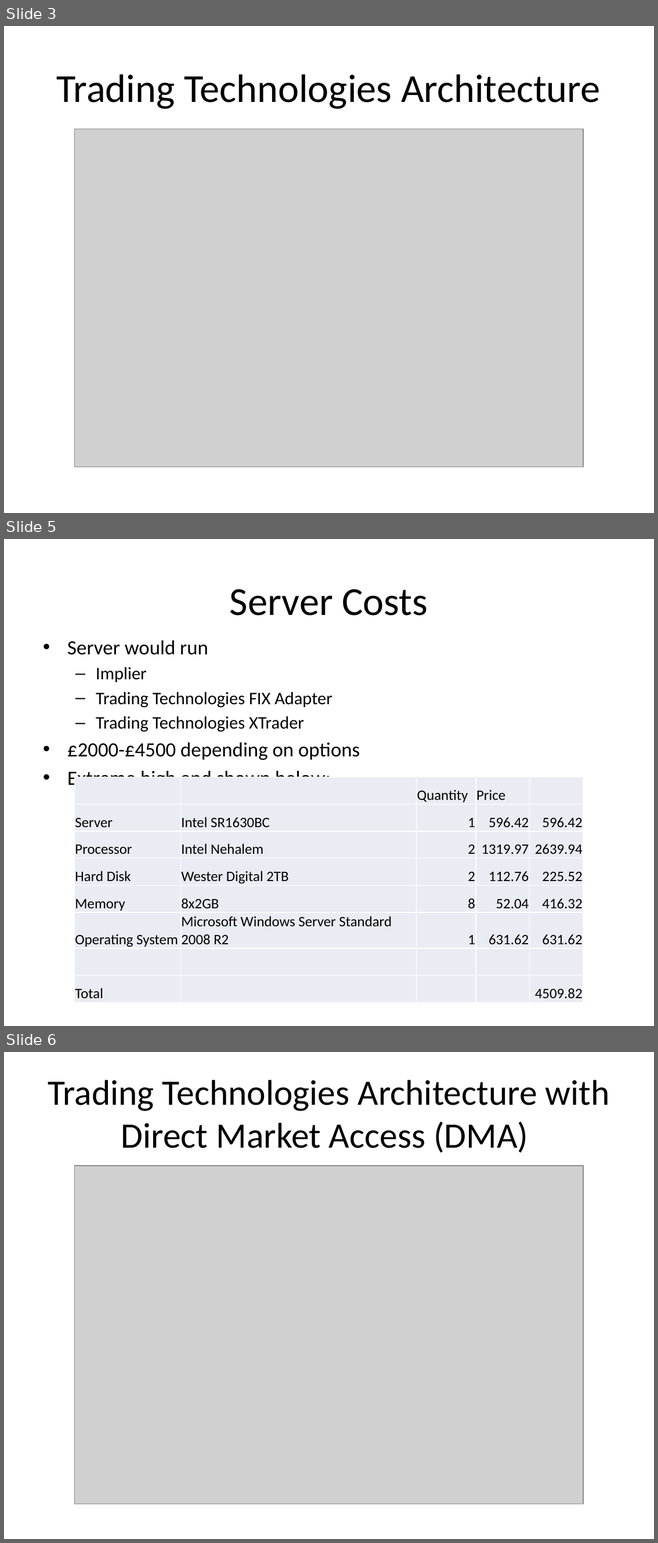
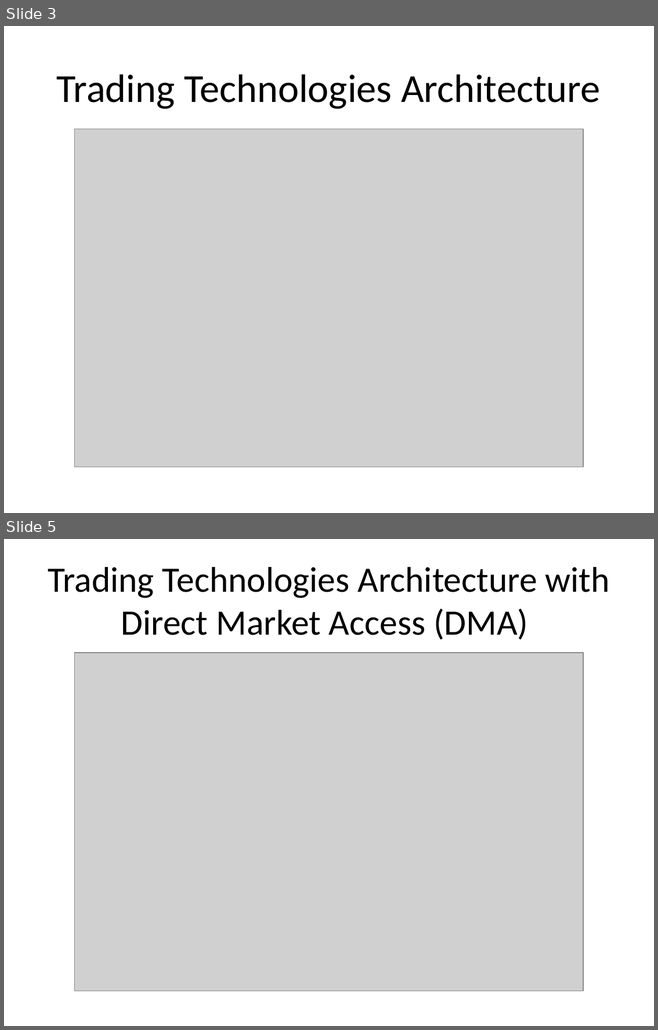
Before and after one commit to benofben/implier, a slide deck: doc/Implier - Architecture.pptx. Shown one above the other, each under a label of ours: slides 3, 5 and 6 before the commit, slides 3 and 5 after it; the slides between them are not shown. The pictures are 658x1543 and 658x1030 pixels, drawn with LibreOffice and Linux fonts; fonts in the diff are those of the drawing; grey boxes stand for pictures. Boxes give left, top, right and bottom in pixels: in the first picture for what was removed or moved away, otherwise in the second. Text is boxed around its words. In the diff, an @@ line names an element or a change of style, - is before the commit and + after.

```diff
--- a/doc/Implier - Architecture.pptx
+++ b/doc/Implier - Architecture.pptx
@@ slide 5 removed at bbox=[4, 539, 654, 1026], background #FFFFFF @@
@@ title removed at bbox=[230, 589, 427, 616] @@
-Server Costs
@@ text removed at bbox=[67, 640, 360, 777] @@
-• Server would run
-  – Implier
-  – Trading Technologies FIX Adapter
-  – Trading Technologies XTrader
-• £2000-£4500 depending on options
-• Extreme high end shown below:
@@ table removed at bbox=[74, 777, 583, 1002], 8 rows, 5 columns @@
- |  | Quantity | Price | 
-Server | Intel SR1630BC | 1 | 596.42 | 596.42
-Processor | Intel Nehalem | 2 | 1319.97 | 2639.94
-Hard Disk | Wester Digital 2TB | 2 | 112.76 | 225.52
-Memory | 8x2GB | 8 | 52.04 | 416.32
-Operating System | Microsoft Windows Server Standard 2008 R2 | 1 | 631.62 | 631.62
- |  |  |  | 
-Total |  |  |  | 4509.82
@@ what was slide 6 is now slide 5 @@
```
Also in this commit, not shown: 3 slides changed, 1 other file.
